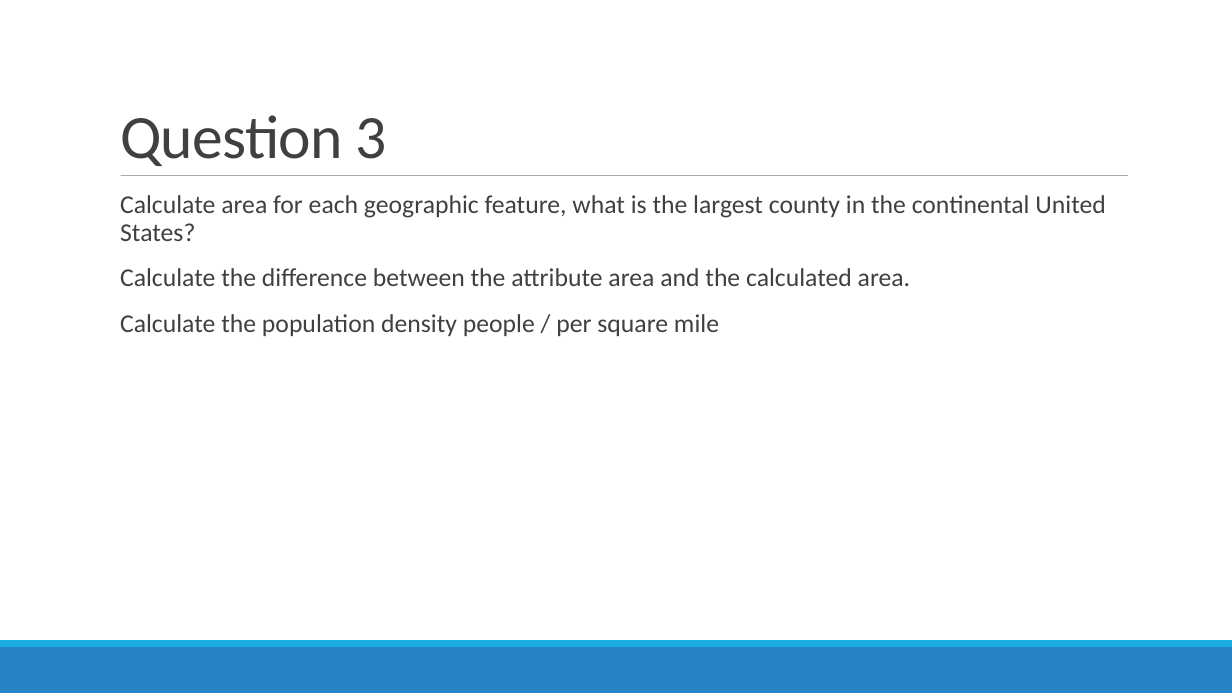
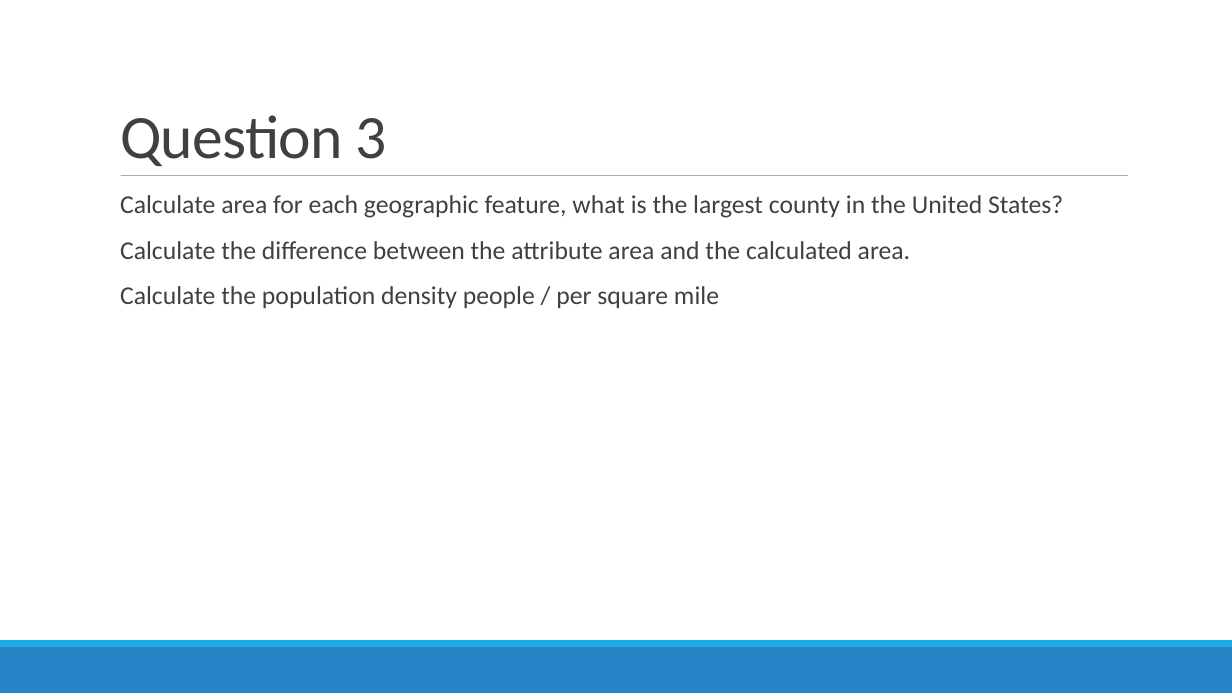
Before and after one commit to MGIS-UMN/GIS5577_week6, a slide deck: slide 21 of Analyzing_Spatial_Data.odp. Drawn at 1232x693 pixels with LibreOffice and Linux fonts; fonts in the diff are those of the drawing. Boxes give left, top, right and bottom in pixels: in the first picture for what was removed or moved away, otherwise in the second. Text is boxed around its words. In the diff, an @@ line names an element or a change of style, - is before the commit and + after.

```diff
--- a/Analyzing_Spatial_Data.odp
+++ b/Analyzing_Spatial_Data.odp
@@ text at [120,195,1063,218]: text changed @@
-  Calculate area for each geographic feature, what is the largest county in the continental United States?
+  Calculate area for each geographic feature, what is the largest county in the United States?
```
Also in this commit, not shown: 7 other slides changed, 4 other files.
